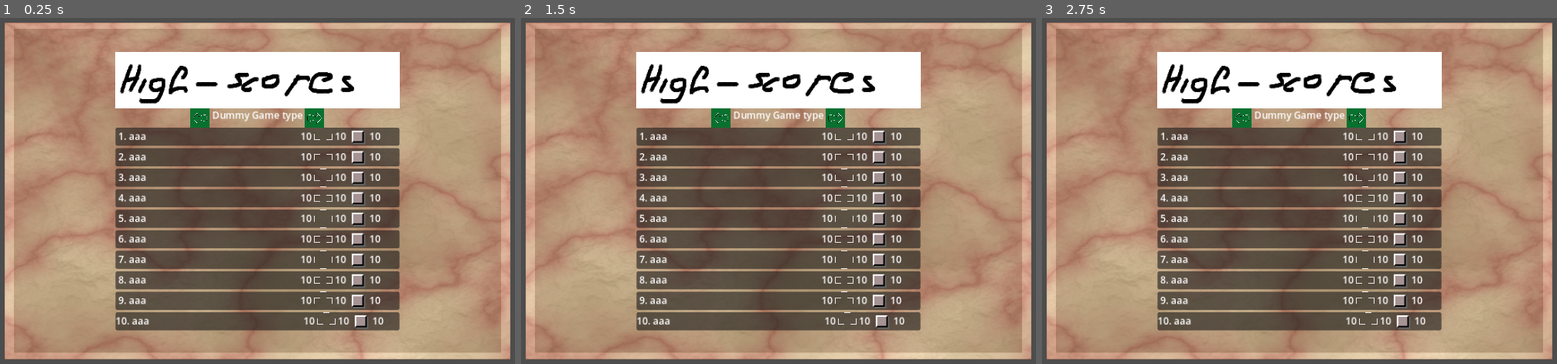
Above: before the commit, frames 1-3 (left to right).
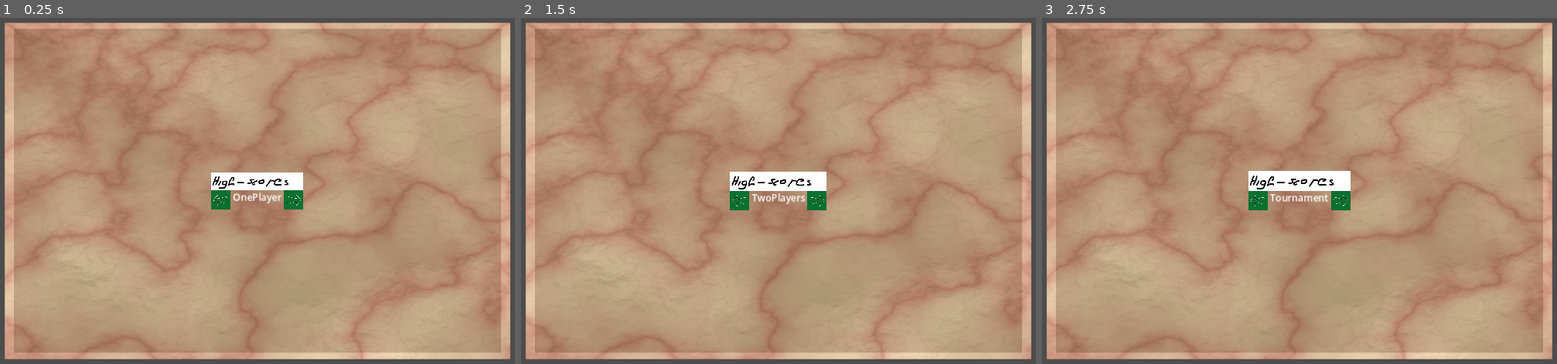
Above: after the commit, the same moments.

Repository: Infini-Creation/Ishid-O-Matic_Reborn
Game: Godot game, scene res://Scenes/high_scores.tscn
Same seed, same stepped clock (60 frames per second), same inputs: the game is played once before the commit and once after it. This scene is started directly instead of the project's main scene.
Inputs (mouse positions are in pixels of both pictures, inside the frame that each line leads up to; where the layout moved, square brackets give the same spot in the first picture):
- Up to frame 1 (0.25 s): no input
- Up to frame 2 (1.5 s): click (742, 201) [721, 118] at 0.5 s; click (814, 201) [835, 118] at 1.25 s
- Up to frame 3 (2.75 s): click (1340, 201) [1356, 118] at 2 s

The runs differ from the first frame. In frame 1, 39% of the frame differs, in the area x 22-78%, y 9-91%; in frame 2, 39%; in frame 3, 39%.
Error after the commit: Attempt to call function 'close' in base 'null instance' on a null instance. (res://Scripts/Global.gd:186)

Commit message:
highscores panel completed
-load highscores data
-add pages display and browsing

Diff:
--- a/project/Scripts/Menus/high_scores_panel.gd
+++ b/project/Scripts/Menus/high_scores_panel.gd
@@ -2,28 +2,81 @@
 
 #add pages count, like help prev/next or click = next then close
 @export var scoreItemScene : PackedScene = preload("res://Scenes/HighScores/ScoreItem.tscn")
-var currentPage : String
+
+var currentPageIdx : int = 0
+var allPages : Array = []
+var NodesStore : Array = []
+
+signal button_clicked(buttonID : int) #?
+
+func _ready():
+	Global.debug_enabled = true #tmp
+
+	allPages.resize(Global.highScores.size())
+	NodesStore.resize(Global.highScores.size())
+	Global.debug("HS size="+str(Global.highScores.size()))
 
 
-func _ready():
+	#read global highscores table
+	Global.load_high_scores()
+	for key in Global.highScores:
+		Global.debug("HS("+key+")="+str(Global.highScores[key]))
+		allPages[currentPageIdx] = key
+		NodesStore[currentPageIdx] = []
+		NodesStore[currentPageIdx].resize(10)
+		currentPageIdx += 1
+	currentPageIdx = 0
+
+	update_page(currentPageIdx)
+
+func update_page(pageIdx : int) -> void:
 	var node
+	var currentPage : String
 
-	#read global highscores table
+	currentPage = allPages[pageIdx]
+	$CenterContainer/VBoxContainer/HBoxContainer/VBoxContainer/GameType.text = allPages[pageIdx]
 
+	#keep track of node to free them/cache them, not always instantiate new nodes !
 	for idx in range(0,10):
-		node = scoreItemScene.instantiate()
-		node.init(idx+1, "aaa", 10, 10, 10)
+		if NodesStore[pageIdx][idx] == null:
+			node = scoreItemScene.instantiate()
+			node.init(idx+1, Global.highScores[currentPage][idx][Global.HIGHSCORES_NAME_IDX],
+			Global.highScores[currentPage][idx][Global.HIGHSCORES_SCORE_IDX],
+			Global.highScores[currentPage][idx][Global.HIGHSCORES_FOURWAYS_IDX],
+			Global.highScores[currentPage][idx][Global.HIGHSCORES_TILESREMAINING_IDX])
+			node.add_to_group(currentPage, false)
+		else:
+			node = NodesStore[pageIdx][idx]
+
 		$"CenterContainer/VBoxContainer/HighScores-Items".add_child(node)
+		NodesStore[pageIdx][idx] = node
 
-	pass
 
 func _on_texture_button_pressed():
 	hide()
 
 
 func _on_previous_button_pressed():
-	pass # Replace with function body.
+	if currentPageIdx > 0:
+		currentPageIdx -= 1
+	Global.debug("cp="+str(currentPageIdx))
+	$CenterContainer/VBoxContainer/HBoxContainer/VBoxContainer/GameType.text = allPages[currentPageIdx]
+
+	Global.debug("remove nodes from group="+allPages[currentPageIdx + 1])
+	for node in get_tree().get_nodes_in_group(allPages[currentPageIdx + 1]):
+		$"CenterContainer/VBoxContainer/HighScores-Items".remove_child(node)
+	#get_tree().call_group_flags(SceneTree.GROUP_CALL_DEFERRED, allPages[currentPageIdx + 1], "$CenterContainer/VBoxContainer/HighScores-Items.remove_child")
+	update_page(currentPageIdx)
 
 
 func _on_next_button_pressed():
-	pass # Replace with function body.
+	if currentPageIdx < Global.highScores.size() - 1:
+		currentPageIdx += 1
+	Global.debug("cp="+str(currentPageIdx))
+	$CenterContainer/VBoxContainer/HBoxContainer/VBoxContainer/GameType.text = allPages[currentPageIdx]
+
+	Global.debug("remove nodes from group="+allPages[currentPageIdx - 1])
+	for node in get_tree().get_nodes_in_group(allPages[currentPageIdx - 1]):
+		$"CenterContainer/VBoxContainer/HighScores-Items".remove_child(node)
+	#get_tree().call_group_flags(SceneTree.GROUP_CALL_DEFERRED, allPages[currentPageIdx - 1], "$CenterContainer/VBoxContainer/HighScores-Items.remove_child")
+	update_page(currentPageIdx)
